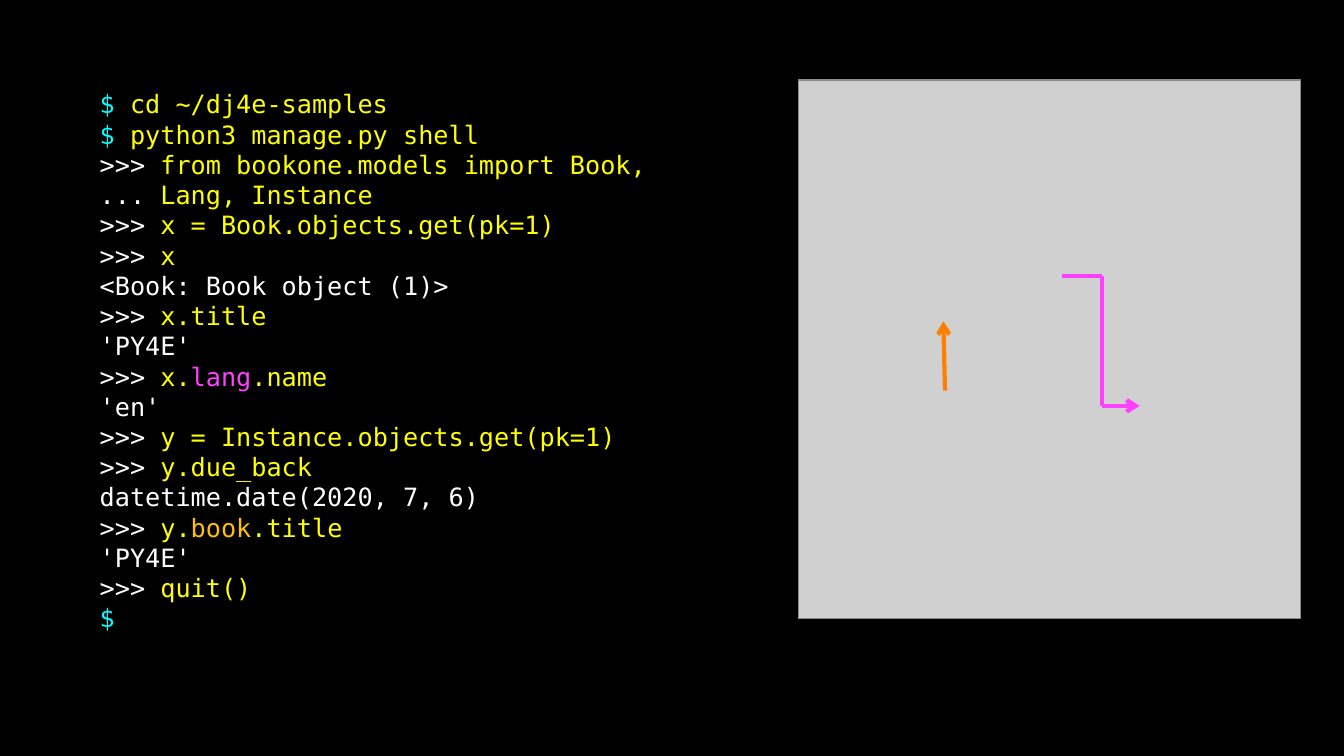
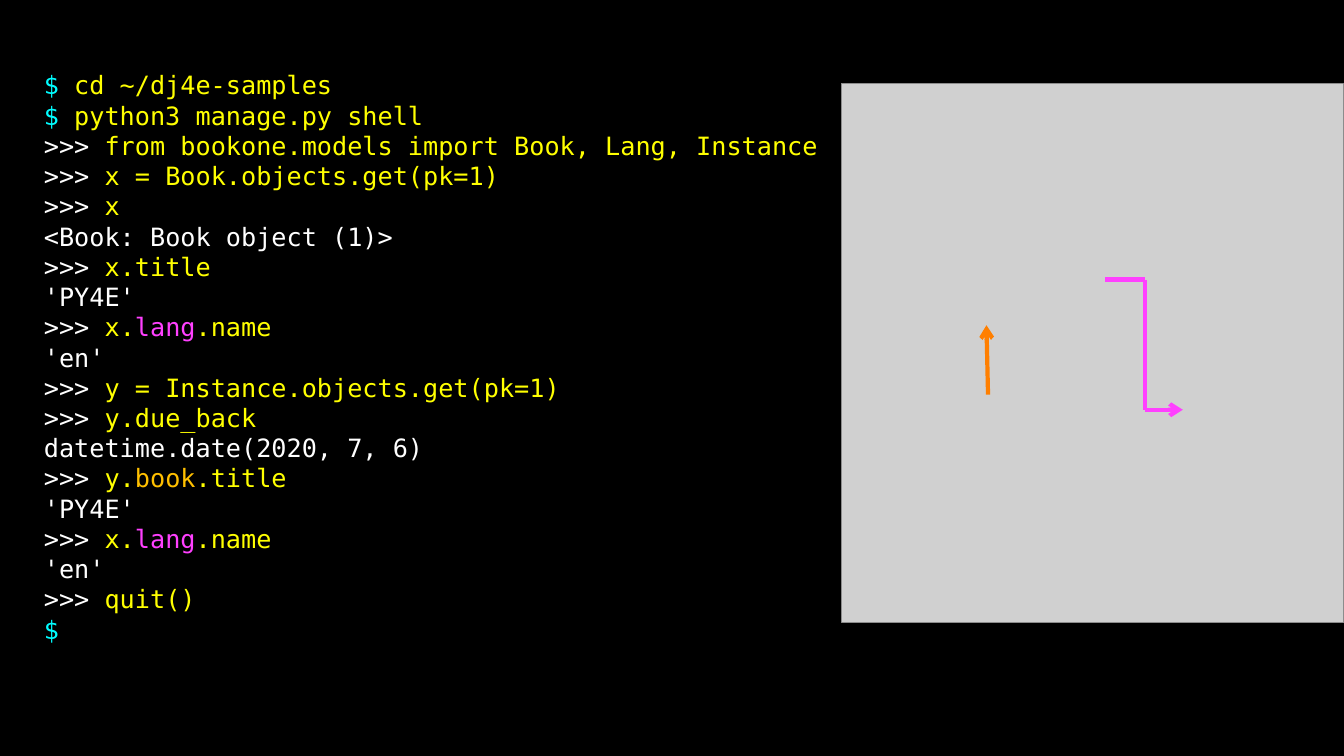
Before and after one commit to csev/dj4e, a slide deck: slide 37 of lectures/DJ-03-One-To-Many.pptx. Drawn at 1344x756 pixels with LibreOffice and Linux fonts; fonts in the diff are those of the drawing; grey boxes stand for pictures. Boxes give left, top, right and bottom in pixels: in the first picture for what was removed or moved away, otherwise in the second. Text is boxed around its words. In the diff, an @@ line names an element or a change of style, - is before the commit and + after.

```diff
--- a/lectures/DJ-03-One-To-Many.pptx
+++ b/lectures/DJ-03-One-To-Many.pptx
@@ text "$ cd ~/dj4e-samples": place and size @@
-text "$ cd ~/dj4e-samples" at (100,93,646,603)
+text "$ cd ~/dj4e-samples" at (44,74,817,614)
@@ text at (105,135,817,161): text changed @@
->>> from bookone.models import Book,
-... Lang, Instance
+>>> from bookone.models import Book, Lang, Instance
@@ 2 lines, 2 arrows, 1 picture: place and size @@
-2 lines, 2 arrows, 1 picture at (799,80,1301,618)
+2 lines, 2 arrows, 1 picture at (842,84,1344,622)
@@ text at (44,528,272,579): paragraphs added @@
+>>> x.lang.name
+'en'
```
Also in this commit, not shown: 5 other slides changed, 5 other files.
